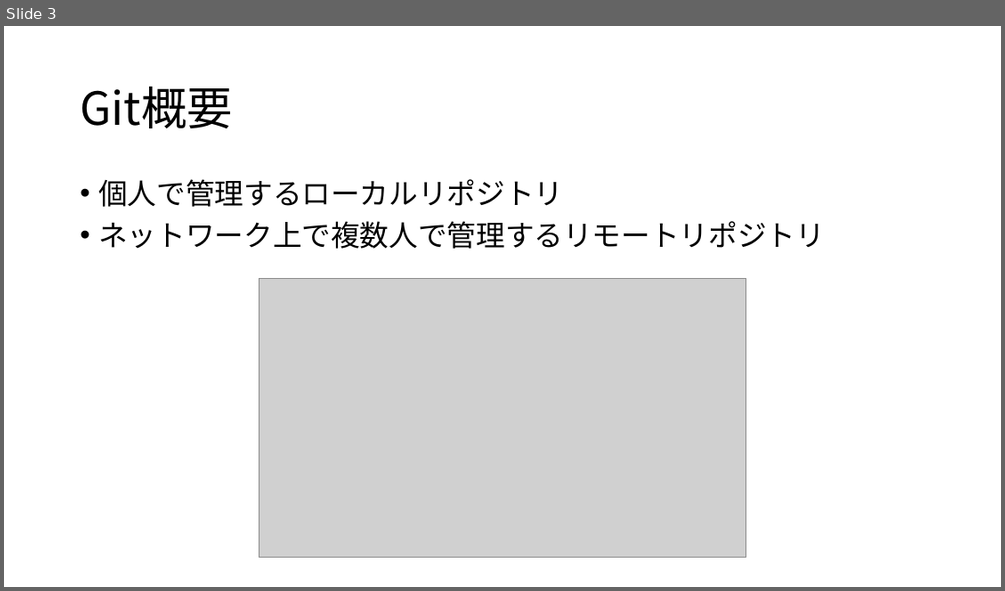
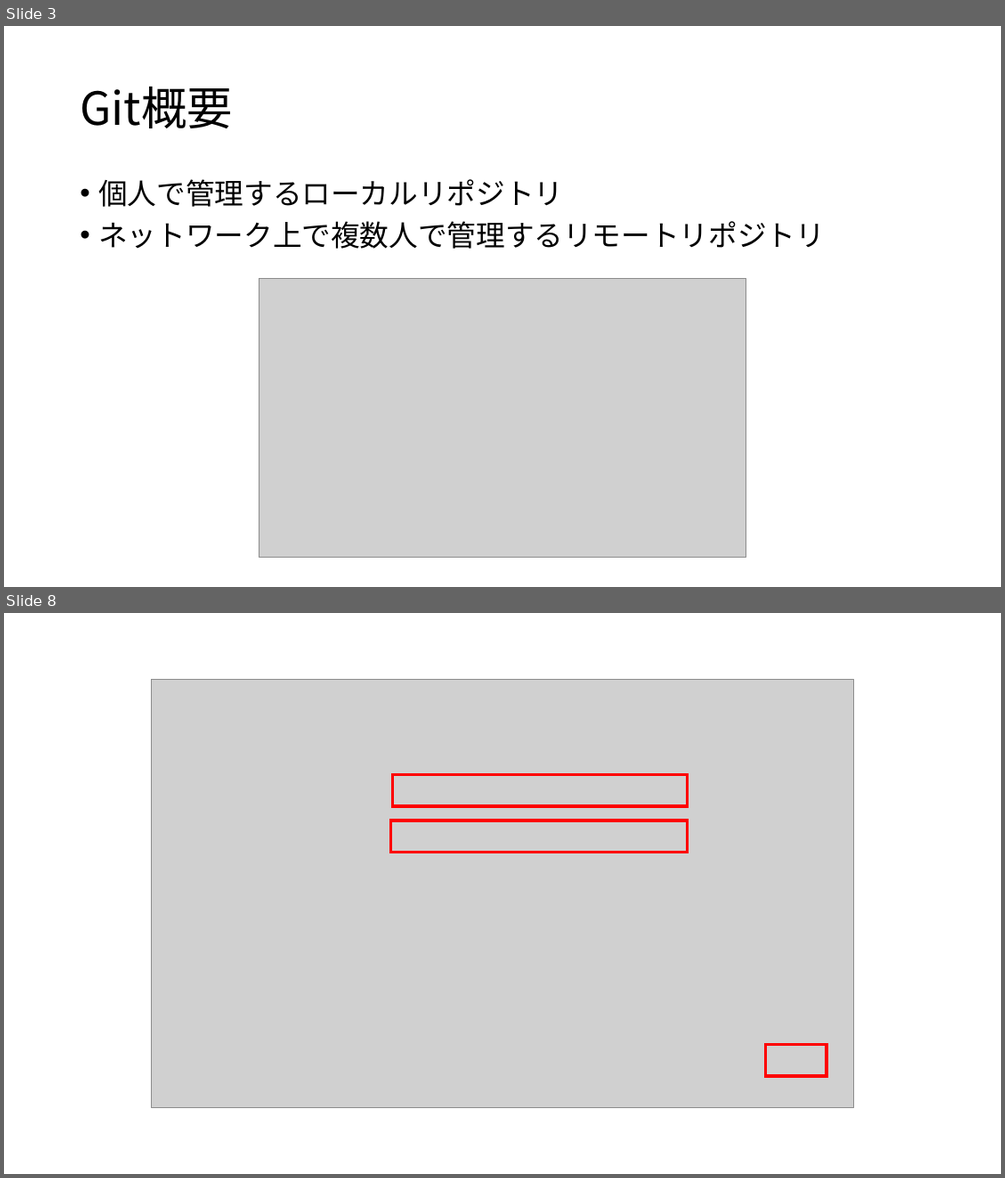
Before and after one commit to h-sasamura/test, a slide deck: Gti導入マニュアル.pptx. Shown one above the other, each under a label of ours: slide 3 before the commit, slides 3 and 8 after it; the slides between them are not shown. The pictures are 1005x591 and 1005x1178 pixels, drawn with LibreOffice and Linux fonts; fonts in the diff are those of the drawing; grey boxes stand for pictures. Boxes give left, top, right and bottom in pixels: in the first picture for what was removed or moved away, otherwise in the second. Text is boxed around its words. In the diff, an @@ line names an element or a change of style, - is before the commit and + after.

```diff
--- a/Gti導入マニュアル.pptx
+++ b/Gti導入マニュアル.pptx
@@ slide 8 added at box(4, 613, 1001, 1174), background #FFFFFF @@
@@ picture added at box(152, 680, 853, 1108) @@
@@ rectangle added at box(393, 774, 688, 807), outline #FF0000 3 pt @@
@@ rectangle added at box(391, 820, 688, 852), outline #FF0000 3 pt @@
@@ rectangle added at box(766, 1045, 826, 1077), outline #FF0000 3 pt @@
```
Also in this commit, not shown: 3 slides changed, 10 other slides added.
